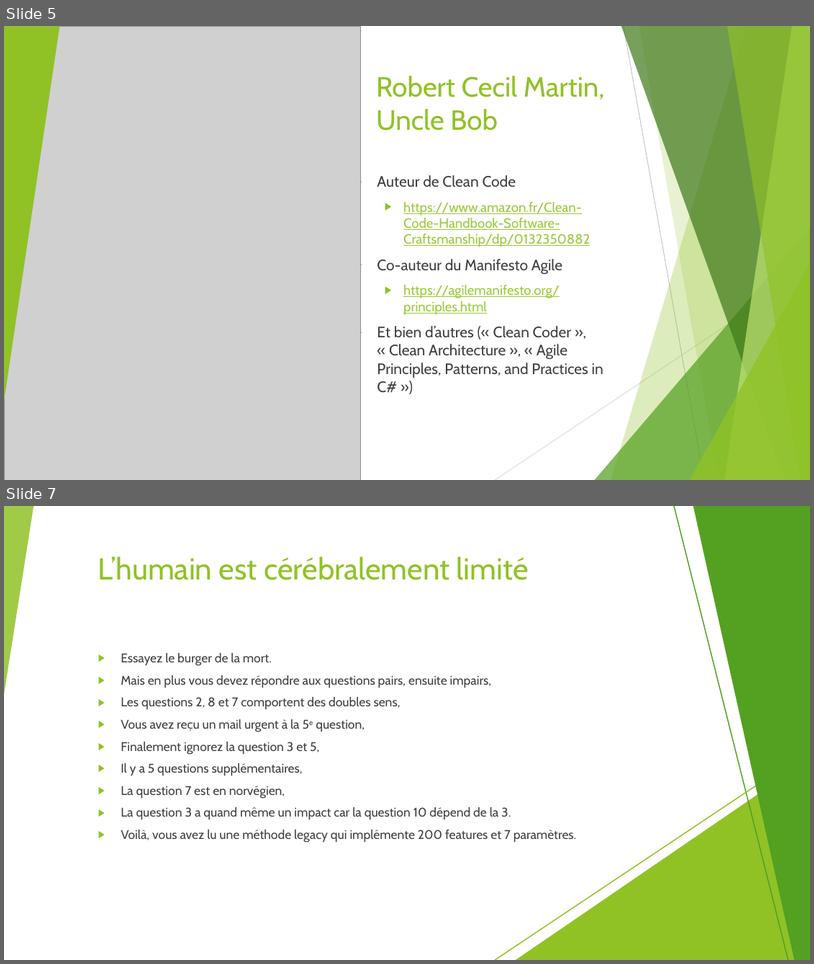
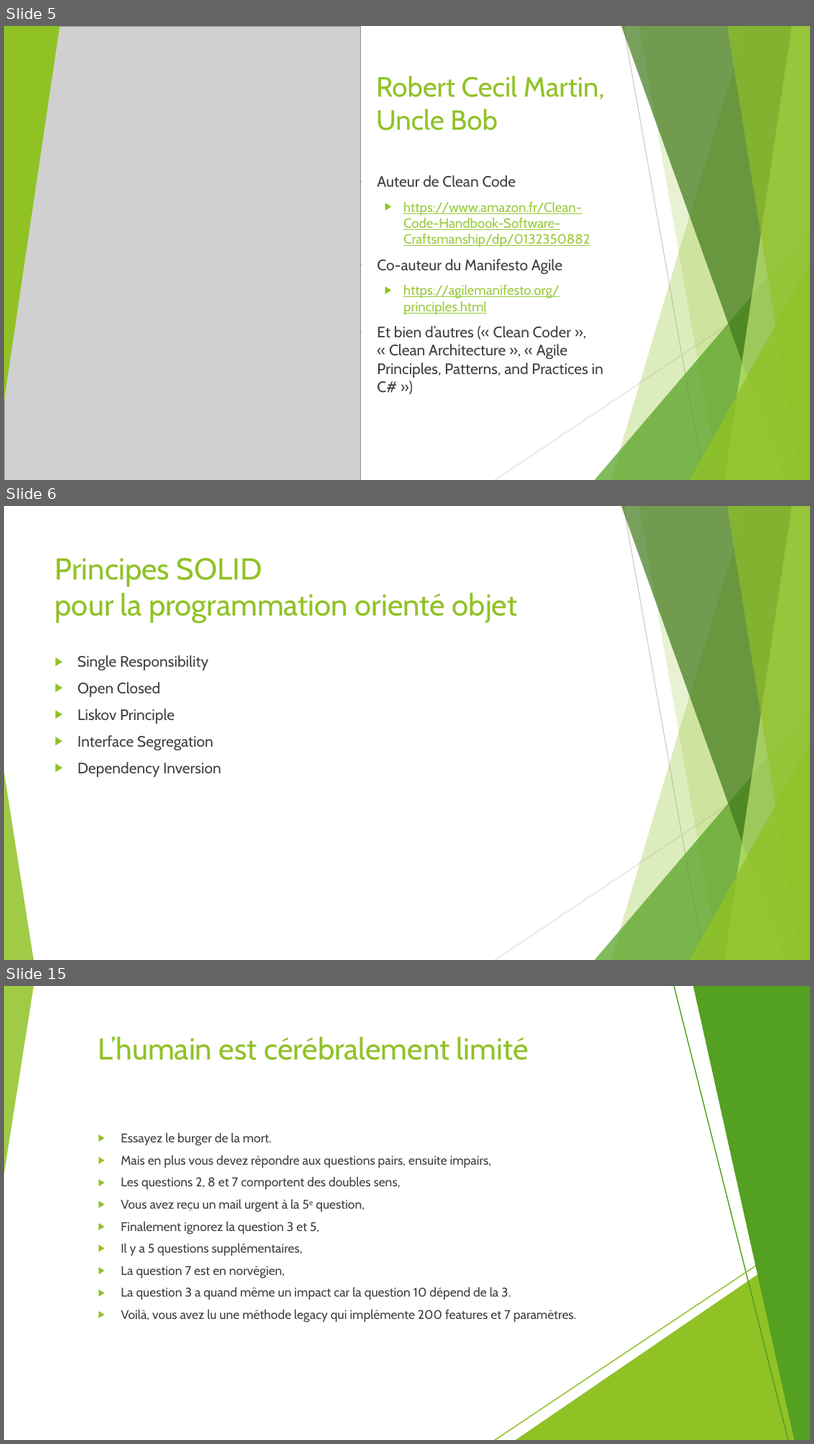
Before and after one commit to worming004/SimpleIsNotEasy, a slide deck: PPT/Easy != Simple.pptx. Shown one above the other, each under a label of ours: slides 5 and 7 before the commit, slides 5, 6 and 15 after it; the slides between them are not shown. The pictures are 814x964 and 814x1444 pixels, drawn with LibreOffice and Linux fonts; fonts in the diff are those of the drawing; grey boxes stand for pictures. Boxes give left, top, right and bottom in pixels: in the first picture for what was removed or moved away, otherwise in the second. Text is boxed around its words. In the diff, an @@ line names an element or a change of style, - is before the commit and + after.

Commit message:
réinsert principes SOLID

```diff
--- a/PPT/Easy != Simple.pptx
+++ b/PPT/Easy != Simple.pptx
@@ slide 6 added at <box>4,506,810,960</box>, background #FFFFFF; not listed: 10 template elements that a slide beside it also shows @@
@@ title added at <box>55,558,518,623</box>, 36 pt, text #90C226 @@
+Principes SOLID
+pour la programmation orienté objet
@@ text added at <box>77,655,221,777</box>, 18 pt, text #404040 @@
+▶ Single Responsibility
+▶ Open Closed
+▶ Liskov Principle
+▶ Interface Segregation
+▶ Dependency Inversion
@@ what was slide 7 is now slide 15 @@
```
Also in this commit, not shown: 12 slides changed, 7 other slides added, 15 other files.
